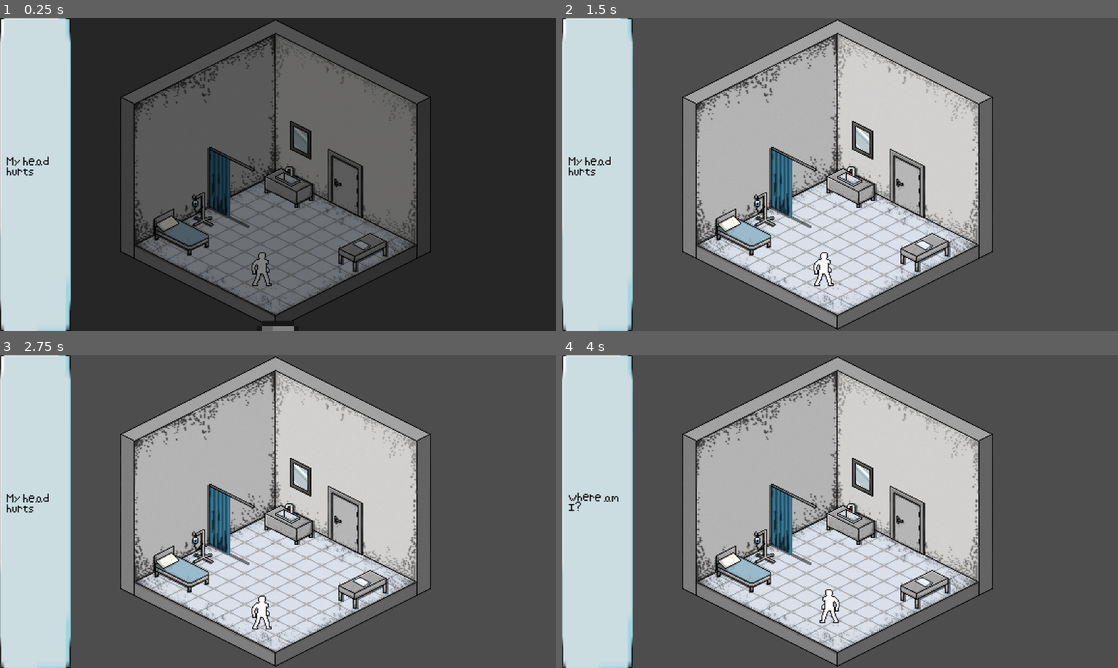
Above: before the commit, frames 1-4 (two rows, left to right).
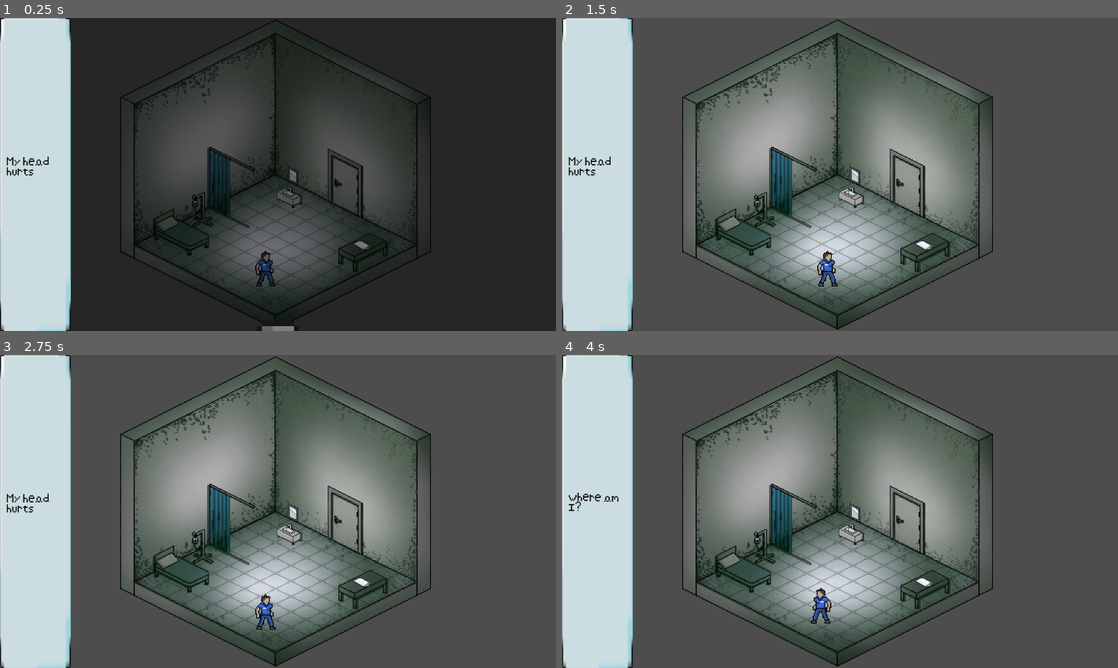
Above: after the commit, the same moments.

Repository: afourneaux/codename-matt-2026
Game: Godot game, scene res://scenes/game-root.tscn
Same seed, same stepped clock (60 frames per second), same inputs: the game is played once before the commit and once after it.
Inputs (mouse positions are in pixels of both pictures, inside the frame that each line leads up to):
- Up to frame 1 (0.25 s): no input
- Up to frame 2 (1.5 s): move the mouse to (962, 158) at 0.52 s; tap A (a) at 0.6 s; click (962, 158) at 0.67 s; tap D (d) at 0.8 s; drag from (728, 190) to (901, 212) at 1.27 s
- Up to frame 3 (2.75 s): move the mouse to (333, 442) at 2.02 s; hold E (interact) from 2.03 s (still down); click (333, 442) at 2.17 s; tap S (s) at 2.3 s
- Up to frame 4 (4 s): release E (interact) at 2.75 s; drag from (812, 574) to (673, 464) at 2.77 s; move the mouse to (1006, 558) at 3.52 s; tap W (w) at 3.6 s; click (1006, 558) at 3.67 s; tap A (a) at 3.8 s

The runs differ from the first frame. In frame 1, 28% of the frame differs, in the area x 21-78%, y 0-98%; in frame 2, 36%; in frame 3, 36%; in frame 4, 36%, in the area x 21-78%, y 0-100%.

Commit message:
Updated room graphics

Diff:
--- a/assets/strings/gamejam_2026_dialogue.csv
+++ b/assets/strings/gamejam_2026_dialogue.csv
@@ -8,7 +8,7 @@
 potato_string1,[color=brown]Who are you? You're not the usual nurse.[/color],[color=brown]Qui êtes vous? Vous n\'êtes pas l'infirmière habituelle.[/color]
 potato_string2,Here you go sir.,Voilà pour vous monsieur.
 minigame1_string1,Another day at work for ole' Matt...,Une autre journée au travail pour Matt...
-interact,Press E to interact,
+interact,Press E to interact,Veulliez appuyer sur le E
 chart_title,Patient Chart,Fiche de Patient
 chart_1,Patient:,Patient:
 chart_2,Matt,Matt
--- a/scenes/player/player_character.tscn
+++ b/scenes/player/player_character.tscn
@@ -1,7 +1,36 @@
 [gd_scene format=3 uid="uid://c0i81024lfegk"]
 
 [ext_resource type="Script" uid="uid://o36q6yhddyu1" path="res://scripts/player/player_character.gd" id="1_eebfp"]
-[ext_resource type="Texture2D" uid="uid://p1t4tqn6jdp2" path="res://assets/sprites/Man_Walking_Sprite_Sheet.png" id="2_eebfp"]
+[ext_resource type="Texture2D" uid="uid://ikymlrns4euu" path="res://assets/sprites/Man_Walking_Sprite_Sheet_colo_spaced.png" id="2_e1j0t"]
+[ext_resource type="Texture2D" uid="uid://d4jc16u4ooh30" path="res://assets/sprites/Man_Walking_Sprite_Sheet.png" id="2_eebfp"]
+
+[sub_resource type="AtlasTexture" id="AtlasTexture_t1eku"]
+atlas = ExtResource("2_e1j0t")
+region = Rect2(0, 0, 42, 74)
+
+[sub_resource type="AtlasTexture" id="AtlasTexture_gr6m2"]
+atlas = ExtResource("2_e1j0t")
+region = Rect2(70, 0, 42, 74)
+
+[sub_resource type="AtlasTexture" id="AtlasTexture_xhqn0"]
+atlas = ExtResource("2_e1j0t")
+region = Rect2(140, 0, 42, 74)
+
+[sub_resource type="AtlasTexture" id="AtlasTexture_fn450"]
+atlas = ExtResource("2_e1j0t")
+region = Rect2(210, 0, 42, 74)
+
+[sub_resource type="AtlasTexture" id="AtlasTexture_ifuus"]
+atlas = ExtResource("2_e1j0t")
+region = Rect2(280, 0, 42, 74)
+
+[sub_resource type="AtlasTexture" id="AtlasTexture_2h7np"]
+atlas = ExtResource("2_e1j0t")
+region = Rect2(350, 0, 42, 74)
+
+[sub_resource type="AtlasTexture" id="AtlasTexture_n4nw3"]
+atlas = ExtResource("2_e1j0t")
+region = Rect2(420, 0, 42, 74)
 
 [sub_resource type="AtlasTexture" id="AtlasTexture_e1j0t"]
 atlas = ExtResource("2_eebfp")
@@ -35,6 +64,32 @@
 animations = [{
 "frames": [{
 "duration": 1.0,
+"texture": SubResource("AtlasTexture_t1eku")
+}, {
+"duration": 1.0,
+"texture": SubResource("AtlasTexture_gr6m2")
+}, {
+"duration": 1.0,
+"texture": SubResource("AtlasTexture_xhqn0")
+}, {
+"duration": 1.0,
+"texture": SubResource("AtlasTexture_fn450")
+}, {
+"duration": 1.0,
+"texture": SubResource("AtlasTexture_ifuus")
+}, {
+"duration": 1.0,
+"texture": SubResource("AtlasTexture_2h7np")
+}, {
+"duration": 1.0,
+"texture": SubResource("AtlasTexture_n4nw3")
+}],
+"loop": true,
+"name": &"walking",
+"speed": 10.0
+}, {
+"frames": [{
+"duration": 1.0,
 "texture": SubResource("AtlasTexture_e1j0t")
 }, {
 "duration": 1.0,
@@ -56,7 +111,7 @@
 "texture": SubResource("AtlasTexture_wvac4")
 }],
 "loop": true,
-"name": &"walking",
+"name": &"walking_deprecated",
 "speed": 10.0
 }]
 
@@ -68,10 +123,10 @@
 script = ExtResource("1_eebfp")
 
 [node name="AnimatedSprite2D" type="AnimatedSprite2D" parent="." unique_id=1017165411]
-position = Vector2(4.782, -30)
+position = Vector2(0, -31)
 sprite_frames = SubResource("SpriteFrames_auamg")
 animation = &"walking"
-frame_progress = 0.41513842
+frame_progress = 0.49941295
 
 [node name="CollisionShape2D" type="CollisionShape2D" parent="." unique_id=634259441]
 position = Vector2(-2, 0)
--- a/scenes/rooms/interactible.tscn
+++ b/scenes/rooms/interactible.tscn
@@ -1,4 +1,6 @@
 [gd_scene format=3 uid="uid://cxm2p534m01le"]
+
+[ext_resource type="Texture2D" uid="uid://dt6atkq3ec3w3" path="res://assets/sprites/Text_Box_Sprite_Sheet.png" id="1_68288"]
 
 [sub_resource type="GDScript" id="GDScript_l8042"]
 resource_name = "Interactible"
@@ -14,7 +16,9 @@
 func _ready():
 	set_image()
 	$BlockerBox.shape.radius *= blocker_scale
+	$Label/Text.text = tr($Label/Text.text)
 	EventBus.task_completed.connect(on_task_complete)
+	$Label.play(\"default\")
 
 func set_image(force_complete = false):
 	var _image = image_complete if force_complete or GameState.task_completion.get(id, false) else image
@@ -27,13 +31,17 @@
 	if body is CharacterBody2D:
 		$Sprite.modulate = Color.RED
 		on_approach.emit(id)
+		if !GameState.has_interacted:
+			$Label.visible = true
 
 func on_departed(body):
 	if body is CharacterBody2D:
 		$Sprite.modulate = Color.WHITE
 		on_leave.emit()
+		$Label.visible = false
 
 func on_task_complete(_id):
+	GameState.has_interacted = true
 	if _id == id:
 		set_image(true)
 "
@@ -42,6 +50,91 @@
 resource_local_to_scene = true
 
 [sub_resource type="CircleShape2D" id="CircleShape2D_l8042"]
+
+[sub_resource type="AtlasTexture" id="AtlasTexture_1s5ls"]
+atlas = ExtResource("1_68288")
+region = Rect2(0, 0, 46, 38)
+
+[sub_resource type="AtlasTexture" id="AtlasTexture_mae40"]
+atlas = ExtResource("1_68288")
+region = Rect2(46, 0, 46, 38)
+
+[sub_resource type="AtlasTexture" id="AtlasTexture_uqefi"]
+atlas = ExtResource("1_68288")
+region = Rect2(92, 0, 46, 38)
+
+[sub_resource type="AtlasTexture" id="AtlasTexture_or6w8"]
+atlas = ExtResource("1_68288")
+region = Rect2(138, 0, 46, 38)
+
+[sub_resource type="AtlasTexture" id="AtlasTexture_xcubl"]
+atlas = ExtResource("1_68288")
+region = Rect2(184, 0, 46, 38)
+
+[sub_resource type="AtlasTexture" id="AtlasTexture_qqfaq"]
+atlas = ExtResource("1_68288")
+region = Rect2(230, 0, 46, 38)
+
+[sub_resource type="AtlasTexture" id="AtlasTexture_787fo"]
+atlas = ExtResource("1_68288")
+region = Rect2(276, 0, 46, 38)
+
+[sub_resource type="AtlasTexture" id="AtlasTexture_inl7h"]
+atlas = ExtResource("1_68288")
+region = Rect2(322, 0, 46, 38)
+
+[sub_resource type="AtlasTexture" id="AtlasTexture_3bnsl"]
+atlas = ExtResource("1_68288")
+region = Rect2(368, 0, 46, 38)
+
+[sub_resource type="AtlasTexture" id="AtlasTexture_76hra"]
+atlas = ExtResource("1_68288")
+region = Rect2(414, 0, 46, 38)
+
+[sub_resource type="AtlasTexture" id="AtlasTexture_c35ns"]
+atlas = ExtResource("1_68288")
+region = Rect2(460, 0, 46, 38)
+
+[sub_resource type="SpriteFrames" id="SpriteFrames_i3wlv"]
+animations = [{
+"frames": [{
+"duration": 1.0,
+"texture": SubResource("AtlasTexture_1s5ls")
+}, {
+"duration": 1.0,
+"texture": SubResource("AtlasTexture_mae40")
+}, {
+"duration": 1.0,
+"texture": SubResource("AtlasTexture_uqefi")
+}, {
+"duration": 1.0,
+"texture": SubResource("AtlasTexture_or6w8")
+}, {
+"duration": 1.0,
+"texture": SubResource("AtlasTexture_xcubl")
+}, {
+"duration": 1.0,
+"texture": SubResource("AtlasTexture_qqfaq")
+}, {
+"duration": 1.0,
+"texture": SubResource("AtlasTexture_787fo")
+}, {
+"duration": 1.0,
+"texture": SubResource("AtlasTexture_inl7h")
+}, {
+"duration": 1.0,
+"texture": SubResource("AtlasTexture_3bnsl")
+}, {
+"duration": 1.0,
+"texture": SubResource("AtlasTexture_76hra")
+}, {
+"duration": 1.0,
+"texture": SubResource("AtlasTexture_c35ns")
+}],
+"loop": true,
+"name": &"default",
+"speed": 10.0
+}]
 
 [node name="Interactible" type="StaticBody2D" unique_id=1940869371]
 collision_layer = 4
@@ -61,5 +154,28 @@
 scale = Vector2(5, 5)
 shape = SubResource("CircleShape2D_l8042")
 
+[node name="Label" type="AnimatedSprite2D" parent="." unique_id=1444512768]
+visible = false
+position = Vector2(0, -100)
+sprite_frames = SubResource("SpriteFrames_i3wlv")
+frame_progress = 0.44111148
+
+[node name="Text" type="RichTextLabel" parent="Label" unique_id=1793831120]
+anchors_preset = 15
+anchor_right = 1.0
+anchor_bottom = 1.0
+offset_left = -23.0
+offset_top = -19.0
+offset_right = -23.0
+offset_bottom = -19.0
+grow_horizontal = 2
+grow_vertical = 2
+theme_override_colors/default_color = Color(0, 0, 0, 1)
+theme_override_font_sizes/normal_font_size = 8
+text = "interact"
+scroll_active = false
+horizontal_alignment = 1
+vertical_alignment = 1
+
 [connection signal="body_entered" from="Area2D" to="." method="on_approached"]
 [connection signal="body_exited" from="Area2D" to="." method="on_departed"]
--- a/scripts/Factory.gd
+++ b/scripts/Factory.gd
@@ -25,8 +25,8 @@
 				"id": 2,
 				"position": Vector2(600, 350),
 				"hitbox_scale": 4,
-				"image": "res://assets/sprites/sink.png",
-				"image_complete": "res://assets/sprites/sink.png"
+				"image": "res://assets/sprites/Sinkandmirror.png",
+				"image_complete": "res://assets/sprites/Sinkandmirror.png"
 			}
 		],
 		"blockers": [
@@ -51,7 +51,7 @@
 				"hitbox_scale": 1
 			}
 		],
-		"image": "res://assets/sprites/room_1.png"
+		"image": "res://assets/sprites/Room0.png"
 	},
 	1: {
 		"links": {
@@ -93,8 +93,8 @@
 				"id": 9,
 				"position": Vector2(600, 350),
 				"hitbox_scale": 4,
-				"image": "res://assets/sprites/sink.png",
-				"image_complete": "res://assets/sprites/sink.png"
+				"image": "res://assets/sprites/Sinkandmirror.png",
+				"image_complete": "res://assets/sprites/Sinkandmirror.png"
 			}
 		],
 		"blockers": [
@@ -119,7 +119,7 @@
 				"hitbox_scale": 1
 			}
 		],
-		"image": "res://assets/sprites/room_1.png"
+		"image": "res://assets/sprites/room_ending.png"
 	}
 }
 
--- a/scripts/GameState.gd
+++ b/scripts/GameState.gd
@@ -13,6 +13,7 @@
 ]
 static var in_mini_game = false
 static var checked_mirror = 0
+static var has_interacted = false
 
 static func are_tasks_complete() -> bool:
 	return true
Not shown, added: assets/sprites/Man_Walking_Sprite_Sheet.png.import
Not shown, added: assets/sprites/Man_Walking_Sprite_Sheet_colo_spaced.png.import
Not shown, added: assets/sprites/Room0.png.import
Not shown, added: assets/sprites/Sinkandmirror.png.import
Binary file changed: assets/strings/gamejam_2026_dialogue.en.translation
Binary file changed: assets/strings/gamejam_2026_dialogue.fr.translation
Not shown: 1 places in scenes/game-root.tscn that only renumber resources
